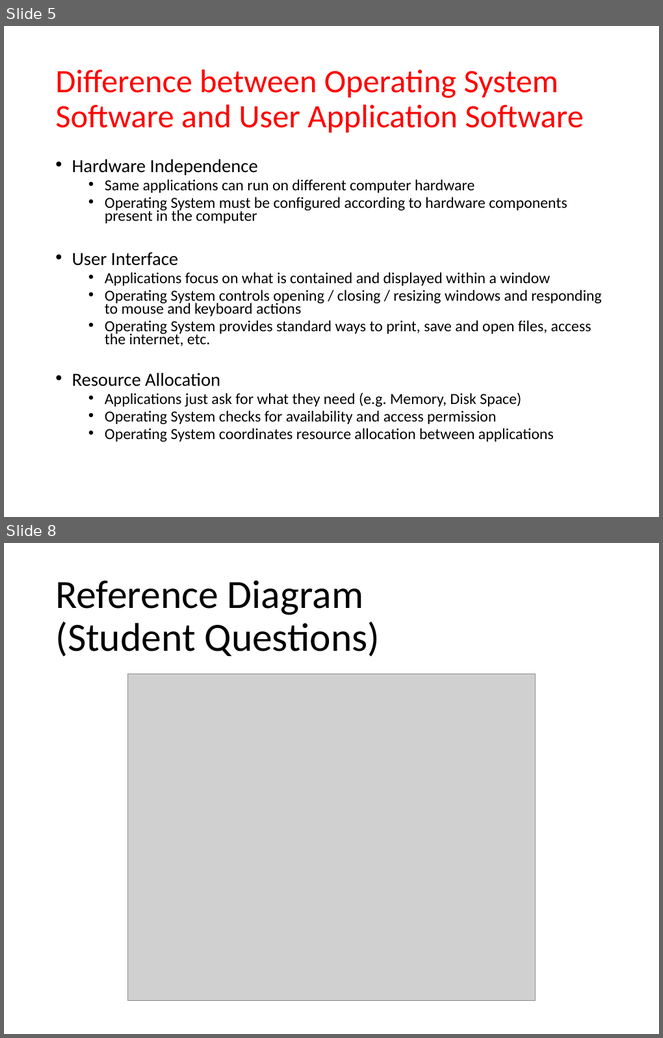
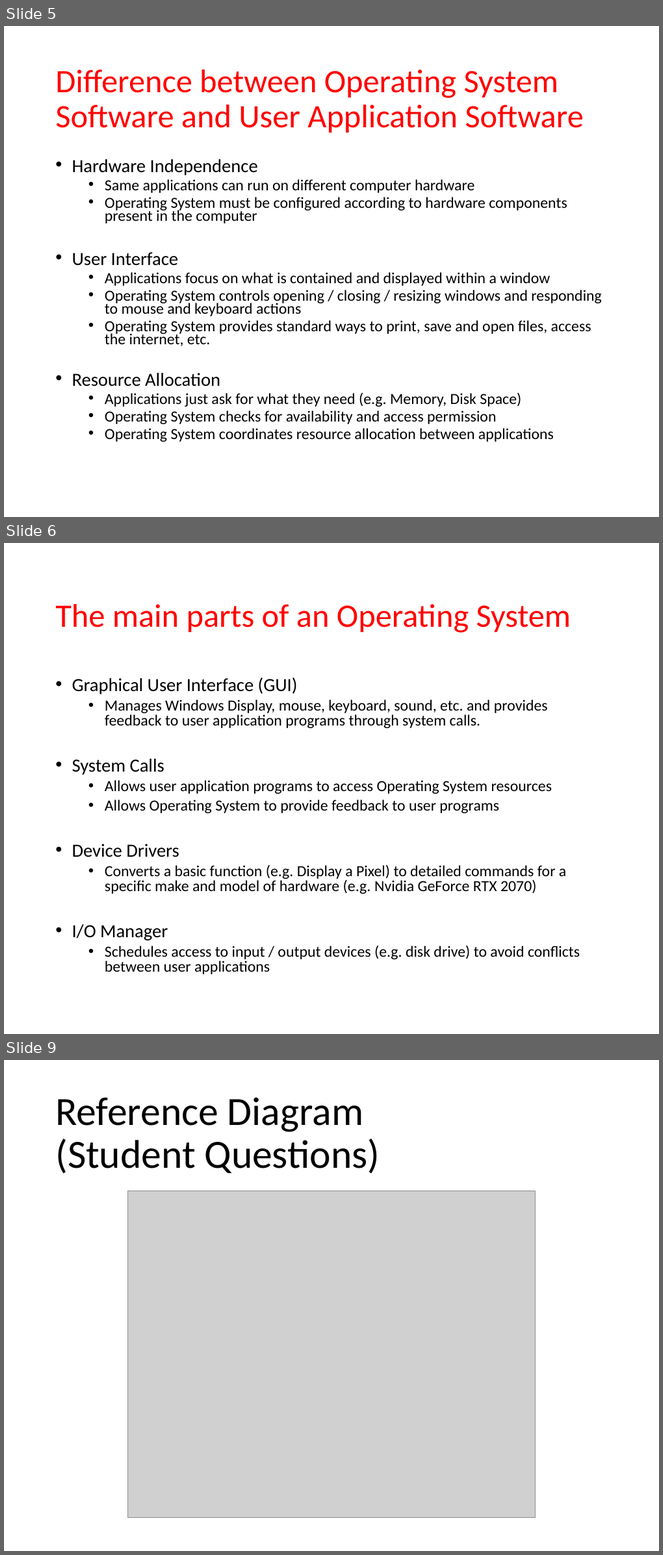
Before and after one commit to Greg5519/ICS3C0, a slide deck: Topic A Computer Systems/A.6 Lesson - Operating Systems.pptx. Shown one above the other, each under a label of ours: slides 5 and 8 before the commit, slides 5, 6 and 9 after it; the slides between them are not shown. The pictures are 663x1038 and 663x1555 pixels, drawn with LibreOffice and Linux fonts; fonts in the diff are those of the drawing; grey boxes stand for pictures. Boxes give left, top, right and bottom in pixels: in the first picture for what was removed or moved away, otherwise in the second. Text is boxed around its words. In the diff, an @@ line names an element or a change of style, - is before the commit and + after.

```diff
--- a/Topic A Computer Systems/A.6 Lesson - Operating Systems.pptx
+++ b/Topic A Computer Systems/A.6 Lesson - Operating Systems.pptx
@@ slide 6 added at [4, 543, 659, 1034], background #FFFFFF @@
@@ title added at [55, 604, 571, 633], 36 pt, text #FF0000 @@
+The main parts of an Operating System
@@ text added at [72, 678, 580, 975], 17 pt, text #000000 @@
+• Graphical User Interface (GUI)
+  • Manages Windows Display, mouse, keyboard, sound, etc. and provides feedback to user application programs through system calls.
+• System Calls
+  • Allows user application programs to access Operating System resources
+  • Allows Operating System to provide feedback to user programs
+• Device Drivers
+  • Converts a basic function (e.g. Display a Pixel) to detailed commands for a specific make and model of hardware (e.g. Nvidia GeForce RTX 2070)
+• I/O Manager
+  • Schedules access to input / output devices (e.g. disk drive) to avoid conflicts between user applications
@@ what was slide 8 is now slide 9 @@
```
Also in this commit, not shown: 2 slides changed, 2 other files.
